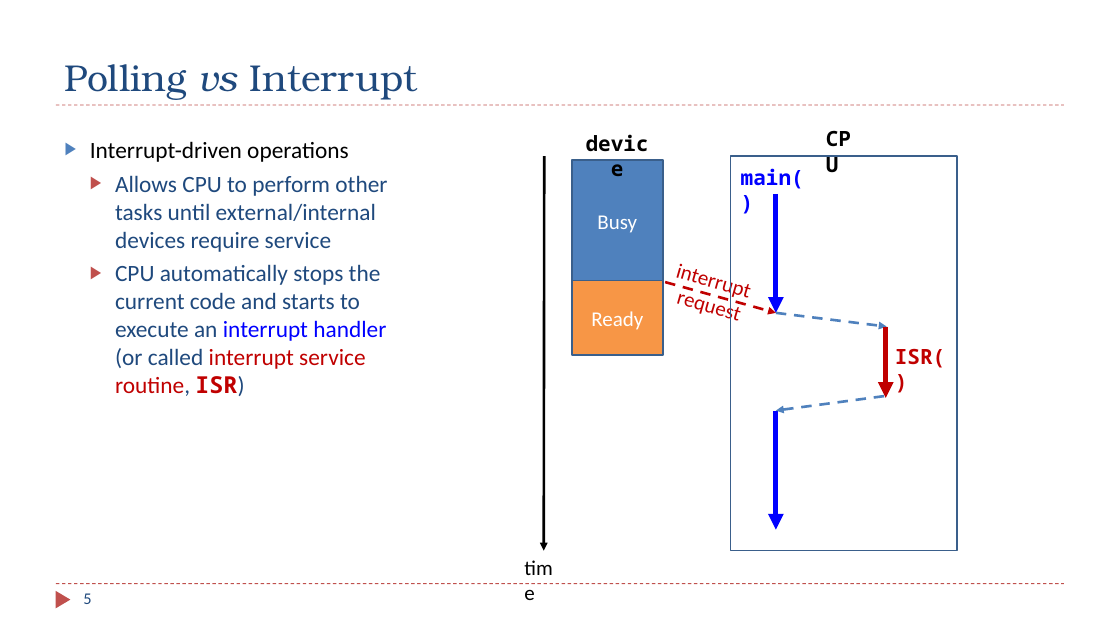
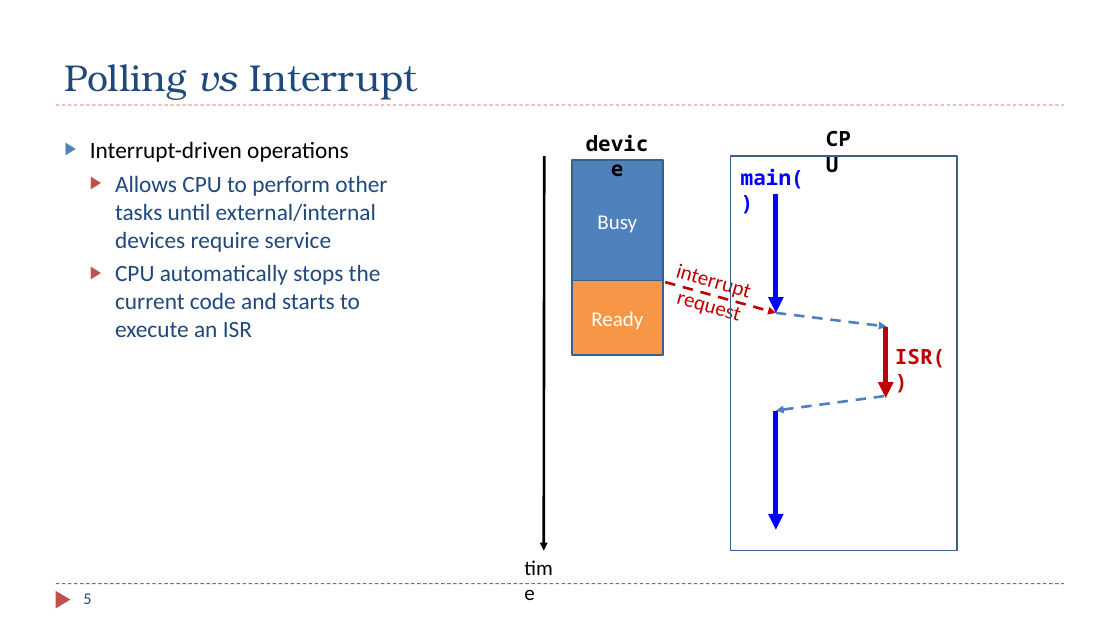
Before and after one commit to guhofstra/CSC111Fa25, a slide deck: slide 5 of PPTs/Ch11_Interrupt_1_Introduction.pptx. Drawn at 1120x630 pixels with LibreOffice and Linux fonts; fonts in the diff are those of the drawing. Boxes give left, top, right and bottom in pixels: in the first picture for what was removed or moved away, otherwise in the second. Text is boxed around its words. In the diff, an @@ line names an element or a change of style, - is before the commit and + after.

```diff
--- a/PPTs/Ch11_Interrupt_1_Introduction.pptx
+++ b/PPTs/Ch11_Interrupt_1_Introduction.pptx
@@ text at (115, 264, 381, 337): text changed @@
-  ▶ CPU automatically stops the current code and starts to execute an interrupt handler (or called interrupt service routine, ISR)
+  ▶ CPU automatically stops the current code and starts to execute an ISR
```
Also in this commit, not shown: 10 other slides changed, 10 other files.
